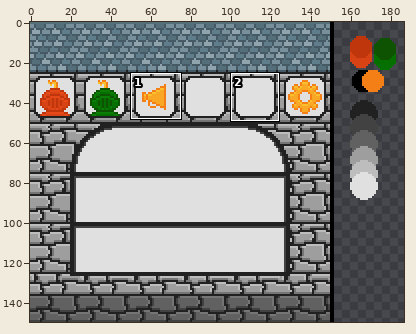
Two states of a pixel-art file, Source/Image/testMenu.aseprite. The picture above shows the old version from afar; the outline marks the close-up.
Close-up. Before the commit:
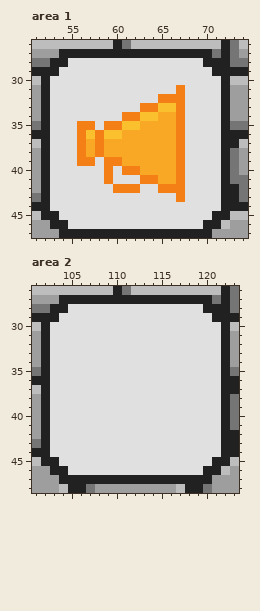
200x150 pixels, 1 frame. Colours within 5 levels of each other are drawn and written as one. Shown: area 1: x 51..74, y 26..47; area 2: x 101..123, y 26..48. The wide view leaves out empty margins. The commit also changed other parts of the picture, which this record leaves out.
Once edited:
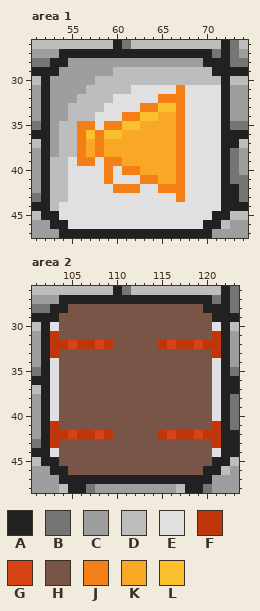
Palette (. is transparent): A #212121  B #757575  C #9e9e9e  D #bdbdbd  E #e0e0e0  F #bf360c  G #d84315  H #795548  J #f57f17  K #f9a825  L #fbc02d
From old to new:
--- area 1, layer "Layer 5"
@@ x 51..74 @@
 27 CCCAAAAAAAAAAAAAAAAABABC
-28 BBAAEEEEEEEEEEEEEEEAAABB
-29 AAAEEEEEEEEEEEEEEEEEAAAA
-30 DAEEEEEEEEEEEEEEEEEEEADD
-31 CAEEEEEEEEEEEEEEJEEEEACC
-32 CAEEEEEEEEEEEEJJJEEEEACC
-33 CAEEEEEEEEEEJJLLJEEEEACC
-34 CAEEEEEEEEJJLLKKJEEEEACC
-35 BAEEEJJEJJLLKKKKJEEEEABB
-36 AAEEEJLJLLKKKKKKJEEEEAAA
-37 DAEEEJKJKKKKKKKKJEEEEAAD
-38 CAEEEJKJKKKKKKKKJEEEEABC
-39 CAEEEJJEJJKKKKKKJEEEEABC
-40 CAEEEEEEJEJJKKKKJEEEEABC
-41 CAEEEEEEJEEEJJKKJEEEEABB
-42 CAEEEEEEEJJJEEJJJEEEEAAB
-43 BAEEEEEEEEEEEEEEJEEEEAAB
-44 AAEEEEEEEEEEEEEEEEEEEAAA
+28 BBAACCCCCCCCCCCCCCCAAABB
+29 AAACCCCCCDDDDDDDDDDDAAAA
+30 DACCCCCDDDDDDDDDDDDDDADD
+31 CACCCCDDDDDEEEEEJEEEEACC
+32 CACCCDDDDEEEEEJJJEEEEACC
+33 CACCDDDDEEEEJJLLJEEEEACC
+34 CACCDDDEEEJJLLKKJEEEEACC
+35 BACDDJJEJJLLKKKKJEEEEABB
+36 AACDDJLJLLKKKKKKJEEEEAAA
+37 DACDDJKJKKKKKKKKJEEEEAAD
+38 CACDDJKJKKKKKKKKJEEEEABC
+39 CADDEJJEJJKKKKKKJEEEEABC
+40 CADDEEEEJEJJKKKKJEEEEABC
+41 CADDEEEEJEEEJJKKJEEEEABB
+42 CADDEEEEEJJJEEJJJEEEEAAB
+43 BADDEEEEEEEEEEEEJEEEEAAB
+44 AADEEEEEEEEEEEEEEEEEEAAA
 45 DAAEEEEEEEEEEEEEEEEEAADD
--- area 2, layer "Layer 5"
@@ x 101..123 @@
 27 CCCAAAAAAAAAAAAAAAAABAB
-28 BBAAEEEEEEEEEEEEEEEAAAB
-29 AAAEEEEEEEEEEEEEEEEEAAA
-30 DAEEEEEEEEEEEEEEEEEEEAD
-31 CAEEEEEEEEEEEEEEEEEEEAC
-32 CAEEEEEEEEEEEEEEEEEEEAC
-33 CAEEEEEEEEEEEEEEEEEEEAC
-34 CAEEEEEEEEEEEEEEEEEEEAC
-35 BAEEEEEEEEEEEEEEEEEEEAB
-36 AAEEEEEEEEEEEEEEEEEEEAA
-37 DAEEEEEEEEEEEEEEEEEEEAA
-38 CAEEEEEEEEEEEEEEEEEEEAB
-39 CAEEEEEEEEEEEEEEEEEEEAB
-40 CAEEEEEEEEEEEEEEEEEEEAB
-41 CAEEEEEEEEEEEEEEEEEEEAB
-42 CAEEEEEEEEEEEEEEEEEEEAA
-43 BAEEEEEEEEEEEEEEEEEEEAA
-44 AAEEEEEEEEEEEEEEEEEEEAA
-45 DAAEEEEEEEEEEEEEEEEEAAD
-46 CCAAEEEEEEEEEEEEEEEAADC
+28 BBAAHHHHHHHHHHHHHHHAAAB
+29 AAAHHHHHHHHHHHHHHHHHAAA
+30 DAEHHHHHHHHHHHHHHHHHEAD
+31 CAFHHHHHHHHHHHHHHHHHFAC
+32 CAFFGFFGFHHHHHFGFFGFFAC
+33 CAFHHHHHHHHHHHHHHHHHFAC
+34 CAEHHHHHHHHHHHHHHHHHEAC
+35 BAEHHHHHHHHHHHHHHHHHEAB
+36 AAEHHHHHHHHHHHHHHHHHEAA
+37 DAEHHHHHHHHHHHHHHHHHEAA
+38 CAEHHHHHHHHHHHHHHHHHEAB
+39 CAEHHHHHHHHHHHHHHHHHEAB
+40 CAEHHHHHHHHHHHHHHHHHEAB
+41 CAFHHHHHHHHHHHHHHHHHFAB
+42 CAFFGFFGFHHHHHFGFFGFFAA
+43 BAFHHHHHHHHHHHHHHHHHFAA
+44 AAEHHHHHHHHHHHHHHHHHEAA
+45 DAAHHHHHHHHHHHHHHHHHAAD
+46 CCAAHHHHHHHHHHHHHHHAADC
 47 CCCAAAAAAAAAAAAAAAAACCC
Pixel boxes of the changes (left, top, right, bottom) in both close-ups:
changed: (50, 58, 221, 211)
changed: (50, 304, 221, 475)
